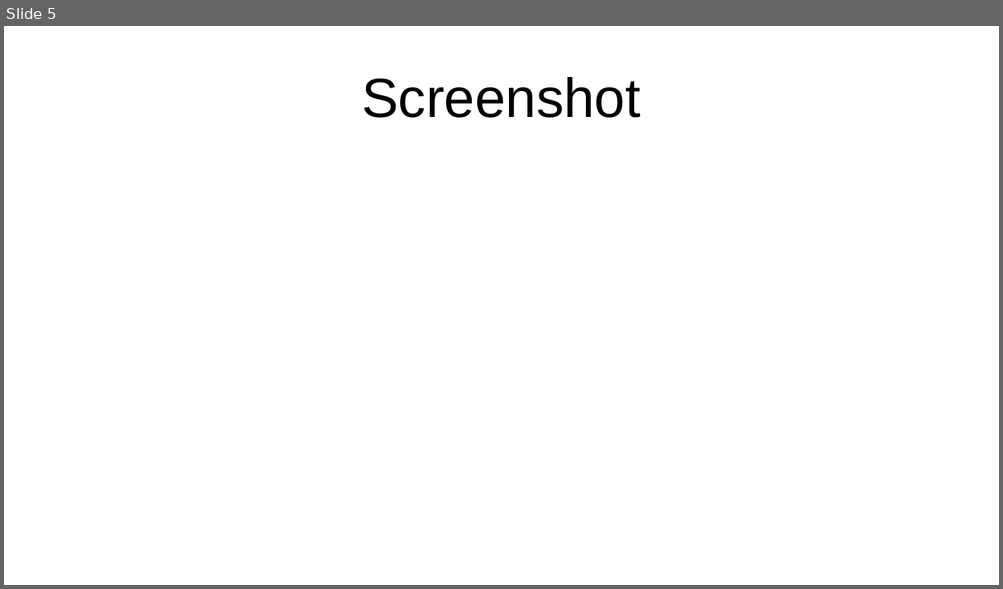
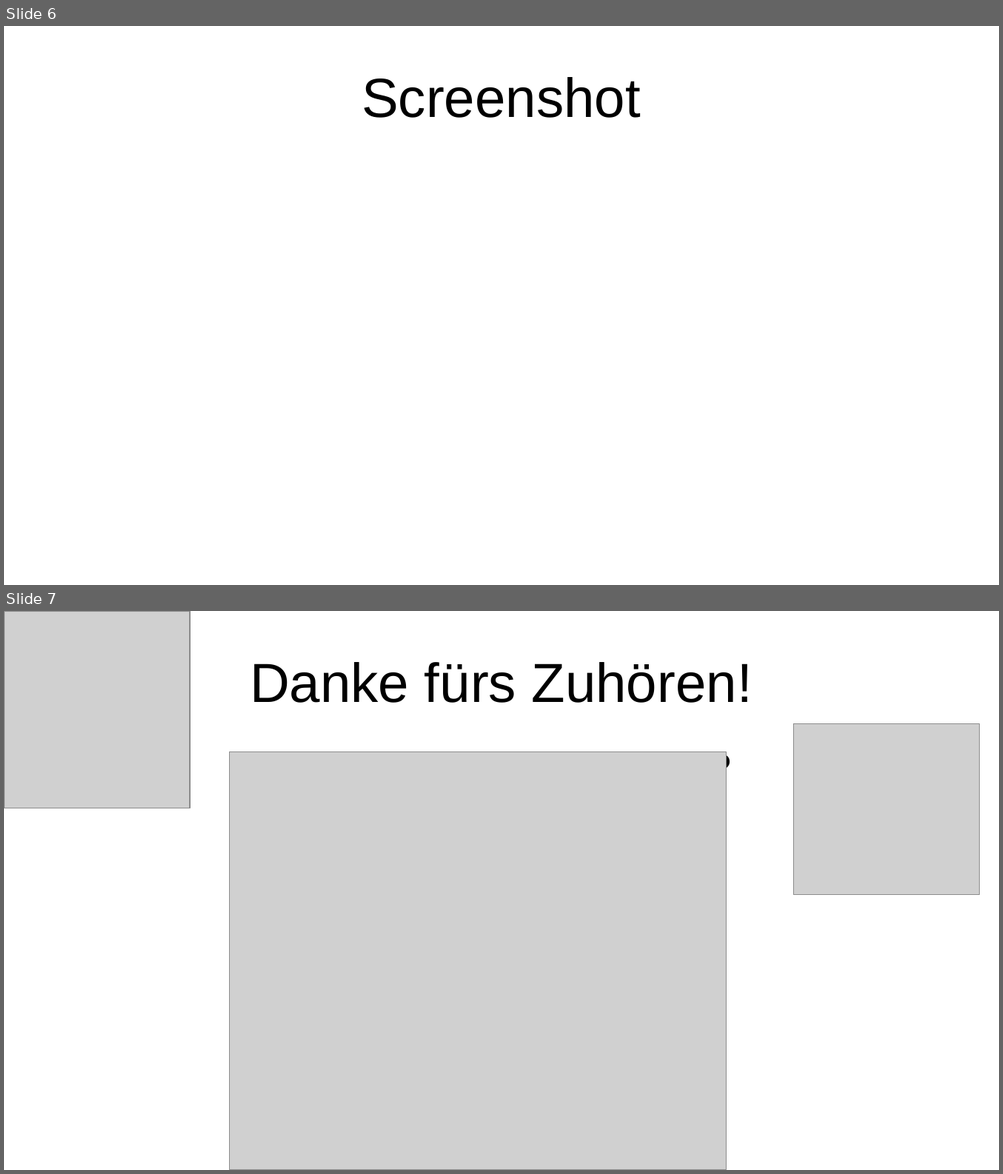
Before and after one commit to Jugendhackt/MathebuchVisualisierer, a slide deck: Präsentation/Powerpoint Alpakas.odp. Shown one above the other, each under a label of ours: slide 5 before the commit, slides 6 and 7 after it. The pictures are 1003x589 and 1003x1174 pixels, drawn with LibreOffice and Linux fonts; fonts in the diff are those of the drawing; grey boxes stand for pictures. Boxes give left, top, right and bottom in pixels: in the first picture for what was removed or moved away, otherwise in the second. Text is boxed around its words. In the diff, an @@ line names an element or a change of style, - is before the commit and + after.

```diff
--- a/Präsentation/Powerpoint Alpakas.odp
+++ b/Präsentation/Powerpoint Alpakas.odp
@@ slide 7 added at [4,611,999,1170], background #FFFFFF @@
@@ picture added at [4,611,190,809] @@
@@ title added at [250,662,752,703], 44 pt, text #000000 @@
+Danke fürs Zuhören!
@@ picture added at [794,723,979,895] @@
@@ picture added at [230,752,726,1170] @@
@@ text added at [285,750,731,789], 32 pt, text #000000 @@
+Haben Sie noch Fragen?
@@ what was slide 5 is now slide 6 @@
```
Also in this commit, not shown: 1 slide changed, 1 other file.
